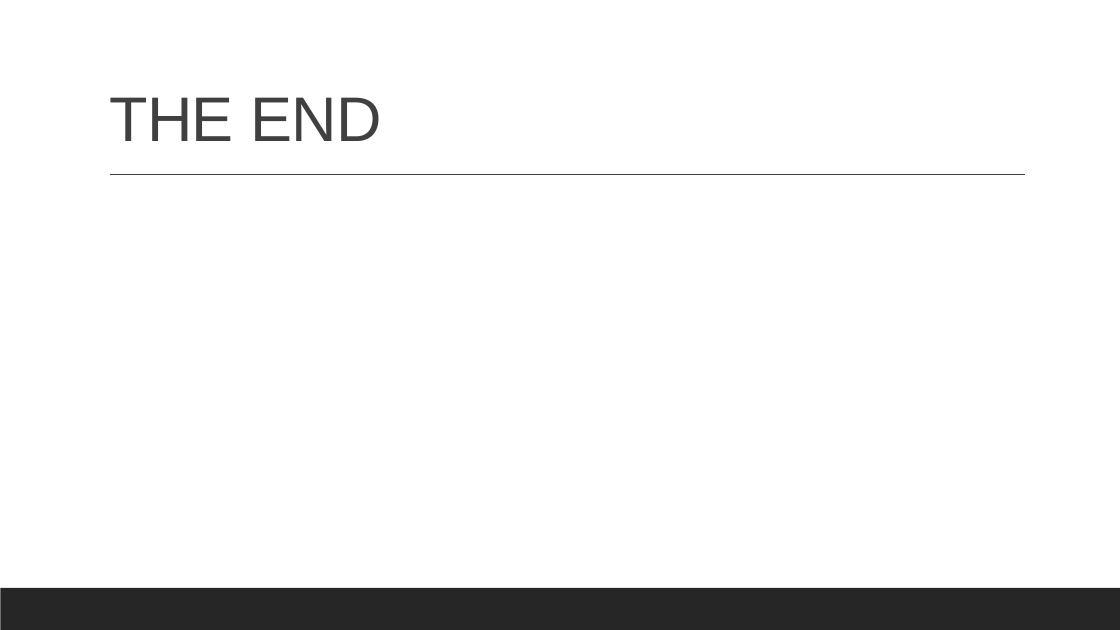
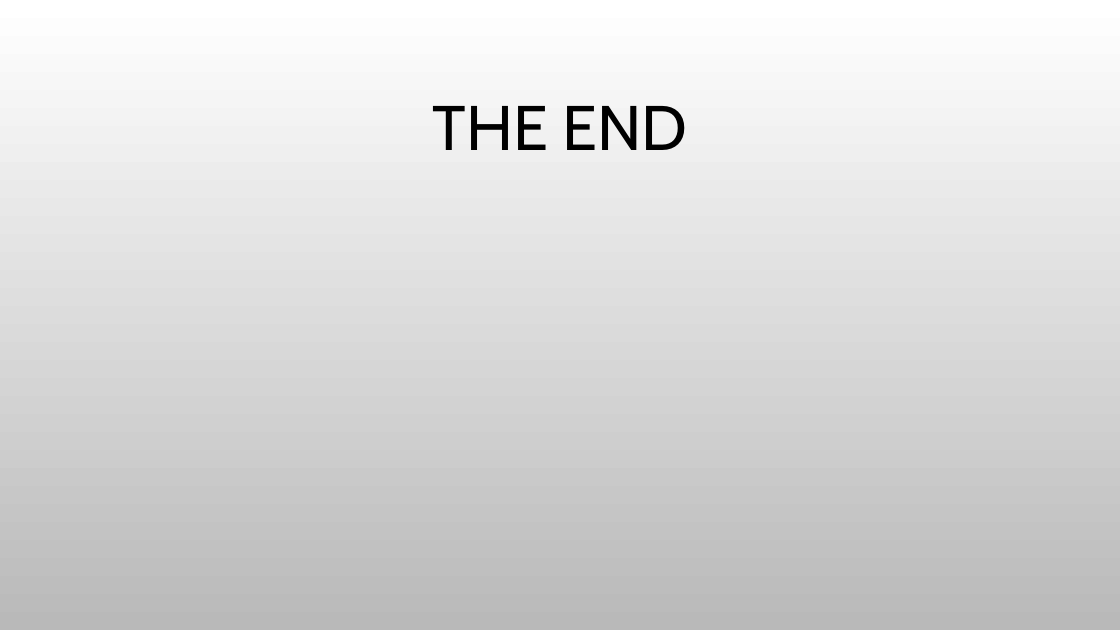
Before and after one commit to bom2542/ThaiRice2021-SemanticWeb, a slide deck: slide 19 of Document/Presentation.pptx (slide 2 before the commit). Drawn at 1120x630 pixels with LibreOffice and Linux fonts; fonts in the diff are those of the drawing; background and template pictures are left out. Boxes give left, top, right and bottom in pixels: in the first picture for what was removed or moved away, otherwise in the second. Text is boxed around its words. In the diff, an @@ line names an element or a change of style, - is before the commit and + after.

```diff
--- a/Document/Presentation.pptx
+++ b/Document/Presentation.pptx
@@ background #FFFFFF to picture (left out) @@
@@ title "THE END": place and size @@
-title "THE END" at box(109, 97, 382, 141)
+title "THE END" at box(433, 106, 687, 150)
@@ title "THE END" at box(433, 106, 687, 150): font Arial to Cabin, text colour #404040 to #000000, letter spacing -0.5 to 0 pt; alignment left to centre; vertical alignment bottom to middle @@
@@ line removed from (110, 175) to (1026, 175) @@
@@ rectangle removed at box(0, 588, 1120, 630) @@
```
Also in this commit, not shown: 1 other slide changed, 17 slides added.
